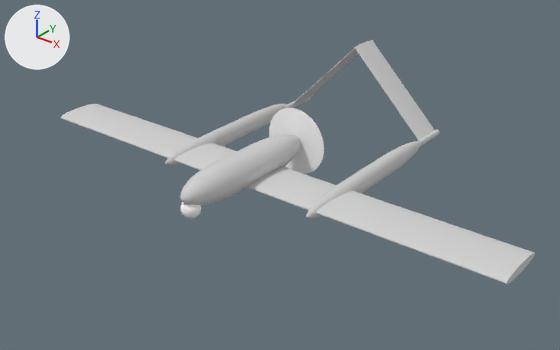
What one commit did to the glTF model static/files/flight-objects/Drone-M.gltf.
One viewpoint serves both versions: a 50 mm lens placed at (12.51, -14.99, 9.26), pointed at (0.59, -0.1, 0.03). The axes (+X, +Y, +Z) are drawn at upper left. The lights are the same throughout.

Before the edit, the objects in view are built like this:
```python
me_mesh_2 = bpy.data.meshes.new('Mesh_2')
me_mesh_2.from_pydata(...)  # 68 vertices, 128 faces; spans x -1.0..1.0, y -1.0..1.0, z -0.5..0.5
me_mesh_2.materials.append(mat_material_2)  # light grey #d1d1d1
me_mesh_4 = bpy.data.meshes.new('Mesh_4')
me_mesh_4.from_pydata(...)  # 68 vertices, 128 faces; spans x -1.0..1.0, y -1.0..1.0, z -0.5..0.5
me_mesh_4.materials.append(mat_material_4)  # light grey #d1d1d1
ob_cylinder = bpy.data.objects.new('Cylinder', me_mesh_2)
ob_cylinder.parent = ob_drone_m
ob_cylinder.location = (2.503, 9.479, 2.482)
ob_cylinder.rotation_euler = (0.0, -0.785, 0.0)  # degrees (0, -45, 0)
ob_cylinder.scale = (0.116, 0.999, 7.08)
ob_cylinder_001 = bpy.data.objects.new('Cylinder.001', me_mesh_4)
ob_cylinder_001.parent = ob_drone_m
ob_cylinder_001.location = (4.997, 9.093, 0.0819)
ob_cylinder_001.rotation_euler = (1.571, 0.0, 0.0)  # degrees (90, 0, 0)
ob_cylinder_001.scale = (0.158, 0.188, 2.8)
ob_cylinder_003 = bpy.data.objects.new('Cylinder.003', me_mesh_4)
ob_cylinder_003.parent = ob_drone_m
ob_cylinder_003.location = (-4.851, 9.093, 0.0819)
ob_cylinder_003.rotation_euler = (1.571, 0.0, 0.0)  # degrees (90, 0, 0)
ob_cylinder_003.scale = (0.158, 0.188, 2.8)
ob_drone_m = bpy.data.objects.new('Drone-M', None)
ob_drone_m.location = (0.0, 0.0, 0.0)
ob_drone_m.scale = (0.5, 0.5, 0.5)
# also in view: 'Cylinder.004' at (0.0, -0.4, 0.0); 'Capsule.001' at (0.0, -0.87, 0.35); 'Circle' at (0.0, 1.37, 0.37); 'Capsule.002' at (2.51, 1.37, 0.0); 'Cylinder.002' at (-1.21, 4.76, 1.25)
```
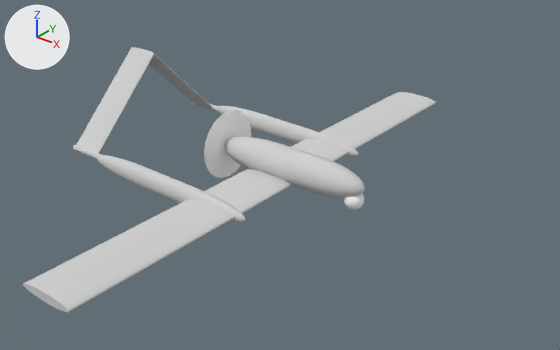
ob_drone_m is not drawn itself; it is the parent of ob_capsule, ob_sphere, ob_cylinder, ob_capsule_001, ob_cylinder_001, ob_capsule_002, ob_cylinder_002, ob_cylinder_003.

Changed parts and their boxes (x1, y1, x2, y2) in the pictures (560 x 350 px):
'Cylinder.004', moved: before (60, 104, 535, 284); after (23, 92, 436, 313)
'Capsule.001', moved: before (180, 134, 301, 205); after (224, 136, 365, 198)
'Capsule', moved: before (165, 104, 287, 166); after (97, 155, 246, 222)
'Circle', moved: before (269, 108, 324, 174); after (204, 110, 251, 178)
'Capsule.002', moved: before (306, 141, 420, 219); after (218, 106, 358, 157)
'Cylinder.002', moved: before (293, 41, 367, 105); after (77, 48, 154, 153)
'Cylinder', moved: before (354, 40, 435, 141); after (131, 47, 213, 109)
'Sphere', moved: before (180, 202, 201, 218); after (344, 194, 364, 210)
'Cylinder.001', moved: before (419, 129, 440, 146); after (73, 144, 101, 159)
'Cylinder.003', moved: before (284, 97, 311, 108); after (192, 102, 219, 112)

What the commit changed:
In object 'Drone-M' (ob_drone_m), parent is now set to ob_drone_m_gltf.
Object 'Cylinder.001' (ob_cylinder_001) moves from (4.997, 9.093, 0.0819) to (-4.851, 9.093, 0.0819).
Object 'Cylinder.003' (ob_cylinder_003) moves from (-4.851, 9.093, 0.0819) to (4.997, 9.093, 0.0819).
Object 'Drone-M.gltf' (ob_drone_m_gltf) is new.
Its location is (0.0, 0.0, 0.0).
Its rotation in degrees is (0, 0, 90).
